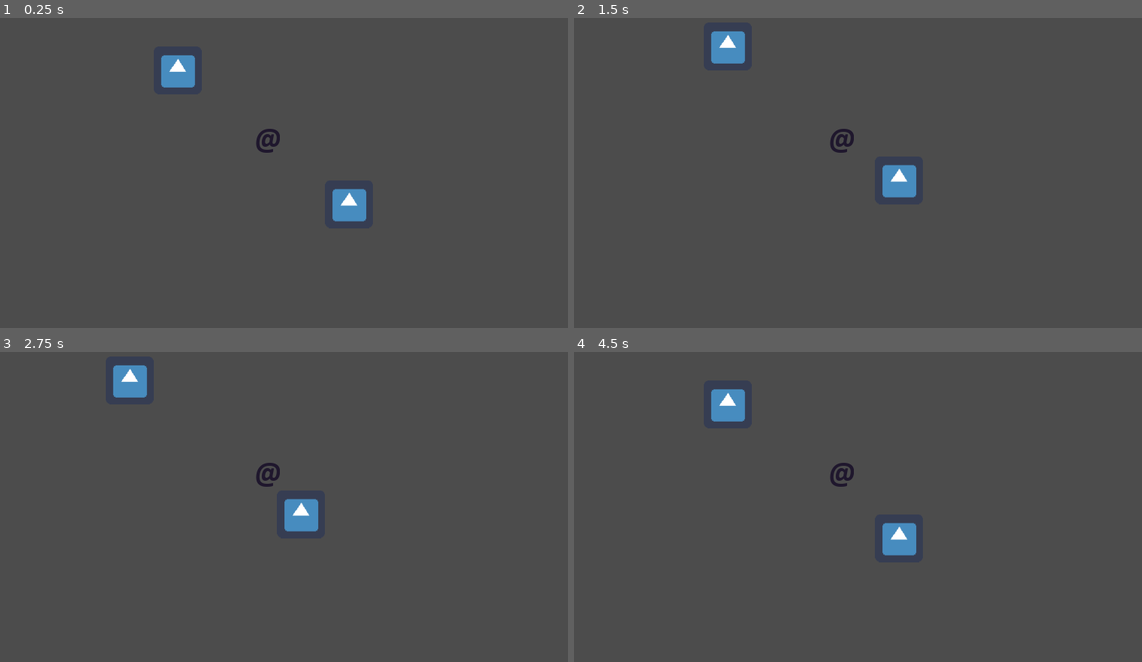
Above: before the commit, frames 1-4 (two rows, left to right).
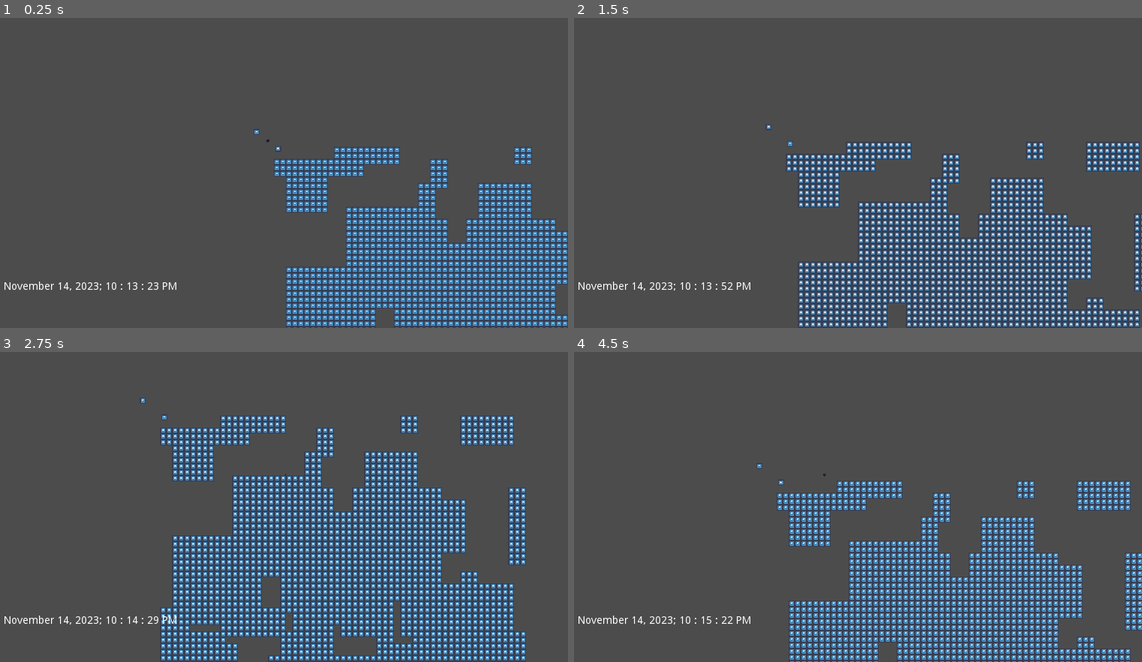
Above: after the commit, the same moments.

Repository: kairuma/temple-of-time
Game: Godot game, scene res://scene/state/Gameplay.tscn
Two runs of this game, one before a commit and one after it. Both use one fixed random seed, a clock stepped at 60 frames per second and the inputs below. The engine's default icon, where the game draws it, is replaced by a stand-in: a white triangle on a blue panel in a dark square.
Inputs:
- Up to frame 1 (0.25 s): no input
- Up to frame 2 (1.5 s): tap Enter at 0.5 s; hold Right (right) 0.53-1.28 s; hold Down (down) from 1.28 s (still down)
- Up to frame 3 (2.75 s): release Down (down) at 2.03 s; hold Right (right) from 2.03 s (still down)
- Up to frame 4 (4.5 s): release Right (right) at 2.78 s; hold Up (up) 2.78-3.53 s; hold Left (left) from 3.53 s (still down)

The runs differ from the first frame. In frame 1, 12% of the frame differs, in the area x 0-100%, y 11-100%; in frame 2, 11%; in frame 3, 17%, in the area x 0-93%, y 4-100%; in frame 4, 13%.

Commit message:
ADD:Added time step mechanic.

Diff:
--- a/project.godot
+++ b/project.godot
@@ -19,10 +19,15 @@
 run/main_scene="res://scene/state/Gameplay.tscn"
 config/icon="res://icon.png"
 
+[autoload]
+
+Global="*res://scene/Global.gd"
+
 [display]
 
 window/size/width=800
 window/size/height=500
+window/size/resizable=false
 window/stretch/mode="2d"
 window/stretch/aspect="keep"
 
--- /dev/null
+++ b/scene/Global.gd
@@ -0,0 +1,9 @@
+extends Node
+
+var hour_24: bool = false
+
+func set_hour_24(b: bool) -> void:
+	hour_24 = b
+
+func display_hour_24() -> bool:
+	return hour_24
--- /dev/null
+++ b/scene/Map.gd
@@ -0,0 +1,117 @@
+extends Node2D
+
+const WIDTH: int = 64
+const HEIGHT: int = 64
+const ROOM_ITERATIONS: int = 1
+const MONTH_NAME: Dictionary = {
+	1: "January", 2: "February", 3: "March", 4: "April",
+	5: "May", 6: "June", 7: "July", 8: "August",
+	9: "September", 10: "October", 11: "November", 12: "December"
+}
+const MONTH_LENGTH: Dictionary = {
+	1: 31, 2: 28, 3: 31, 4: 30,
+	5: 31, 6: 30, 7: 31, 8: 31,
+	9: 30, 10: 31, 11: 30, 12: 31
+}
+
+var second: int = 0
+var minute: int = 0
+var hour: int = 0
+var day: int = 1
+var month: int = 1
+var year: int = 2020
+var map_data: PoolIntArray = []
+
+func _ready() -> void:
+	randomize()
+	$Player.connect("tick", self, "update_entities")
+	set_start_time()
+	for i in 64:
+		gen_map()
+
+func gen_map() -> void:
+	var region: Array = []
+	for i in WIDTH * HEIGHT:
+		map_data.append(0)
+	for q in range(1):
+		var rect_w: int = 3 + (randi() % 7) * 2
+		var rect_x: int = 1 + (randi() % ((WIDTH - rect_w - 1) / 2)) * 2
+		var rect_h: int = 3 + (randi() % 7) * 2
+		var rect_y: int = 1 + (randi() % ((HEIGHT - rect_h - 1) / 2)) * 2
+		var is_valid: bool = true
+		var j: int = 0
+		while is_valid and j < region.size():
+			if rect_x - 1 < region[j][0] + region[j][2] + 1 and rect_x + rect_w + 1 > region[j][0] - 1 and rect_y - 1 < region[j][1] + region[j][3] + 1 and rect_y + rect_h + 1 > region[j][1] - 1:
+				is_valid = false
+			j += 1
+		if is_valid:
+			region.append([rect_x, rect_y, rect_w, rect_h])
+	print(region)
+	for r in region:
+		for y in r[3]:
+			for x in r[2]:
+				$TileMap.set_cell(r[0] + x, r[1] + y, 0)
+
+func update_time_hud() -> void:
+	var time_str: String = ""
+	var year_str: String = str(year)
+	if year < 0:
+		year_str = "%d BC" % -year
+	if Global.display_hour_24():
+		time_str = "%s %02d, %s; %02d : %02d : %02d" % [MONTH_NAME[month], day, year_str, hour, minute, second]
+	else:
+		if hour == 0:
+			time_str = "%s %02d, %s; 12 : %02d : %02d AM" % [MONTH_NAME[month], day, year_str, minute, second]
+		elif hour < 12:
+			time_str = "%s %02d, %s; %02d : %02d : %02d AM" % [MONTH_NAME[month], day, year_str, hour, minute, second]
+		elif hour == 12:
+			time_str = "%s %02d, %s; 12 : %02d : %02d PM" % [MONTH_NAME[month], day, year_str, minute, second]
+		else:
+			time_str = "%s %02d, %s; %02d : %02d : %02d PM" % [MONTH_NAME[month], day, year_str, hour - 12, minute, second]
+	$CanvasLayer/MarginContainer/TimeLabel.set_text(time_str)
+
+func set_start_time() -> void:
+	var start_time: Dictionary = OS.get_datetime()
+	second = start_time["second"]
+	minute = start_time["minute"]
+	hour = start_time["hour"]
+	day = start_time["day"]
+	month = start_time["month"]
+	year = start_time["year"]
+	update_time_hud()
+
+func get_month_length(m: int, y: int) -> int:
+	if m == 2 and y % 4 == 0 and (y % 100 != 0 or y % 400 == 0):
+		return 29
+	return MONTH_LENGTH[m]
+
+func increment_time() -> void:
+	second += 1
+	if second >= 60:
+		minute += second / 60
+		second = second % 60
+	if minute >= 60:
+		hour += minute / 60
+		minute = minute % 60
+	if hour >= 24:
+		day += hour / 24
+		hour = hour % 24
+	while day > get_month_length((month - 1) % 12 + 1, year):
+		day -= get_month_length((month - 1) % 12 + 1, year)
+		month += 1
+		if month > 12:
+			month -= 12
+			year += 1
+	while month > 12:
+		month -= 12
+		year += 1
+		if day > get_month_length((month - 1) % 12 + 1, year):
+			day -= get_month_length((month - 1) % 12 + 1, year)
+	if year < -13800000000:
+		year += 9223372023054775807
+	update_time_hud()
+
+func update_entities() -> void:
+	increment_time()
+	for e in $Entities.get_children():
+		e.update()
--- /dev/null
+++ b/scene/Map.tscn
@@ -0,0 +1,56 @@
+[gd_scene load_steps=5 format=2]
+
+[ext_resource path="res://scene/entity/Player.tscn" type="PackedScene" id=1]
+[ext_resource path="res://scene/Map.gd" type="Script" id=2]
+[ext_resource path="res://icon.png" type="Texture" id=3]
+
+[sub_resource type="TileSet" id=1]
+0/name = "icon.png 0"
+0/texture = ExtResource( 3 )
+0/tex_offset = Vector2( 0, 0 )
+0/modulate = Color( 1, 1, 1, 1 )
+0/region = Rect2( 0, 0, 64, 64 )
+0/tile_mode = 0
+0/occluder_offset = Vector2( 0, 0 )
+0/navigation_offset = Vector2( 0, 0 )
+0/shape_offset = Vector2( 0, 0 )
+0/shape_transform = Transform2D( 1, 0, 0, 1, 0, 0 )
+0/shape_one_way = false
+0/shape_one_way_margin = 0.0
+0/shapes = [  ]
+0/z_index = 0
+
+[node name="Map" type="Node2D"]
+script = ExtResource( 2 )
+
+[node name="Entities" type="Node2D" parent="."]
+
+[node name="Player" parent="." instance=ExtResource( 1 )]
+
+[node name="CanvasLayer" type="CanvasLayer" parent="."]
+
+[node name="MarginContainer" type="MarginContainer" parent="CanvasLayer"]
+margin_top = 390.0
+margin_right = 800.0
+margin_bottom = 500.0
+custom_constants/margin_right = 48
+custom_constants/margin_top = 48
+custom_constants/margin_left = 48
+custom_constants/margin_bottom = 48
+__meta__ = {
+"_edit_use_anchors_": false
+}
+
+[node name="TimeLabel" type="Label" parent="CanvasLayer/MarginContainer"]
+margin_left = 48.0
+margin_top = 48.0
+margin_right = 752.0
+margin_bottom = 62.0
+text = "Januray 01, 2020; 00 : 00 : 00"
+__meta__ = {
+"_edit_use_anchors_": false
+}
+
+[node name="TileMap" type="TileMap" parent="."]
+tile_set = SubResource( 1 )
+format = 1
--- a/scene/entity/Entity.gd
+++ b/scene/entity/Entity.gd
@@ -1,22 +1,32 @@
 extends Sprite
 
 const CELL_SIZE: float = 32.0
+const TURN_SPEED: float = 0.00005
 
-export(int, -1000000000, 1000000000) var map_x: int = 0
-export(int, -1000000000, 1000000000) var map_y: int = 0
+export(int, -1000000000, 1000000000) var map_x: int = 0 setget set_map_x
+export(int, -1000000000, 1000000000) var map_y: int = 0 setget set_map_y
+
+func set_map_x(new_x: int) -> void:
+	map_x = new_x
+	$Tween.interpolate_property(self, "position", get_position(), Vector2(map_x * CELL_SIZE, map_y * CELL_SIZE), TURN_SPEED, Tween.TRANS_CUBIC, Tween.EASE_OUT)
+	$Tween.start()
+
+func set_map_y(new_y: int) -> void:
+	map_y = new_y
+	$Tween.interpolate_property(self, "position", get_position(), Vector2(map_x * CELL_SIZE, map_y * CELL_SIZE), TURN_SPEED, Tween.TRANS_CUBIC, Tween.EASE_OUT)
+	$Tween.start()
 
 func move_up() -> void:
-	map_y -= 1
-	set_position(Vector2(map_x * CELL_SIZE, map_y * CELL_SIZE))
+	set_map_y(map_y - 1)
 
 func move_down() -> void:
-	map_y += 1
-	set_position(Vector2(map_x * CELL_SIZE, map_y * CELL_SIZE))
+	set_map_y(map_y + 1)
 
 func move_left() -> void:
-	map_x -= 1
-	set_position(Vector2(map_x * CELL_SIZE, map_y * CELL_SIZE))
+	set_map_x(map_x - 1)
 
 func move_right() -> void:
-	map_x += 1
-	set_position(Vector2(map_x * CELL_SIZE, map_y * CELL_SIZE))
+	set_map_x(map_x + 1)
+
+func update() -> void:
+	return
--- a/scene/entity/Entity.tscn
+++ b/scene/entity/Entity.tscn
@@ -4,3 +4,5 @@
 
 [node name="Entity" type="Sprite"]
 script = ExtResource( 1 )
+
+[node name="Tween" type="Tween" parent="."]
--- a/scene/entity/Player.gd
+++ b/scene/entity/Player.gd
@@ -1,14 +1,24 @@
 extends "res://scene/entity/Entity.gd"
 
+signal tick
+
 func _ready() -> void:
-	set_process_input(true)
+	set_process(true)
 
-func _input(event: InputEvent) -> void:
-	if event.is_action_pressed("up"):
-		move_up()
-	elif event.is_action_pressed("down"):
-		move_down()
-	elif event.is_action_pressed("left"):
-		move_left()
-	elif event.is_action_pressed("right"):
-		move_right()
+func _process(delta: float) -> void:
+	check_move()
+
+func check_move() -> void:
+	if !$Tween.is_active():
+		if Input.is_action_pressed("up"):
+			move_up()
+			emit_signal("tick")
+		elif Input.is_action_pressed("down"):
+			move_down()
+			emit_signal("tick")
+		elif Input.is_action_pressed("left"):
+			move_left()
+			emit_signal("tick")
+		elif Input.is_action_pressed("right"):
+			move_right()
+			emit_signal("tick")
--- a/scene/entity/Player.tscn
+++ b/scene/entity/Player.tscn
@@ -10,3 +10,5 @@
 
 [node name="Camera2D" type="Camera2D" parent="." index="0"]
 current = true
+zoom = Vector2( 8, 8 )
+smoothing_enabled = true
--- a/scene/state/Gameplay.tscn
+++ b/scene/state/Gameplay.tscn
@@ -1,11 +1,9 @@
 [gd_scene load_steps=3 format=2]
 
-[ext_resource path="res://scene/entity/Player.tscn" type="PackedScene" id=1]
+[ext_resource path="res://scene/Map.tscn" type="PackedScene" id=1]
 [ext_resource path="res://icon.png" type="Texture" id=2]
 
 [node name="Gameplay" type="Node2D"]
-
-[node name="Player" parent="." instance=ExtResource( 1 )]
 
 [node name="icon" type="Sprite" parent="."]
 position = Vector2( -120.193, -94.1825 )
@@ -14,3 +12,5 @@
 [node name="icon2" type="Sprite" parent="."]
 position = Vector2( 108.14, 84.5125 )
 texture = ExtResource( 2 )
+
+[node name="Map" parent="." instance=ExtResource( 1 )]
